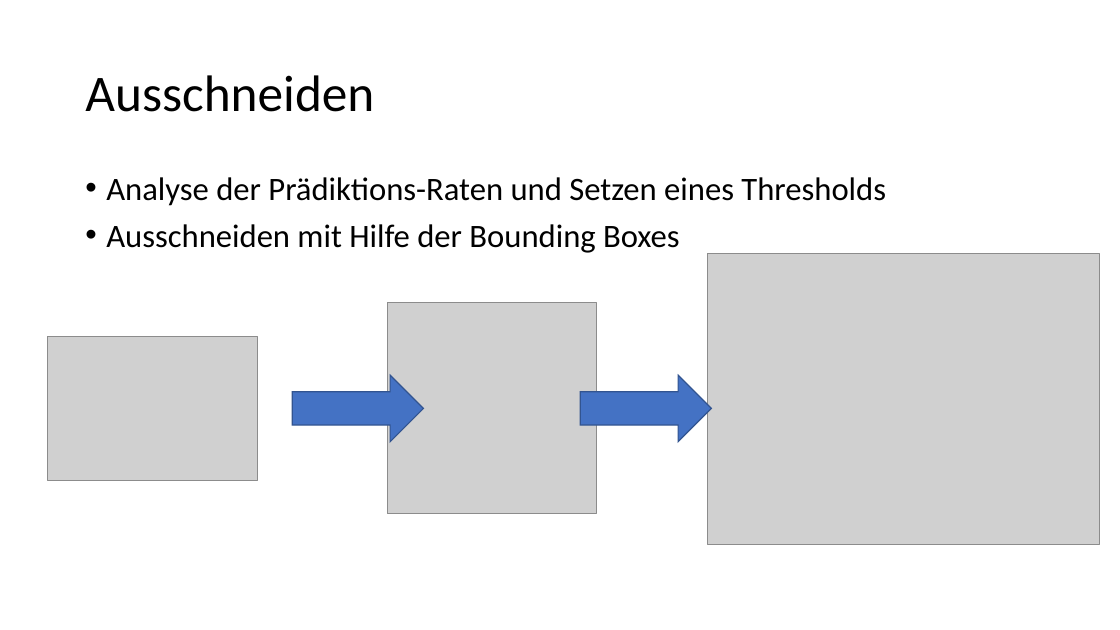
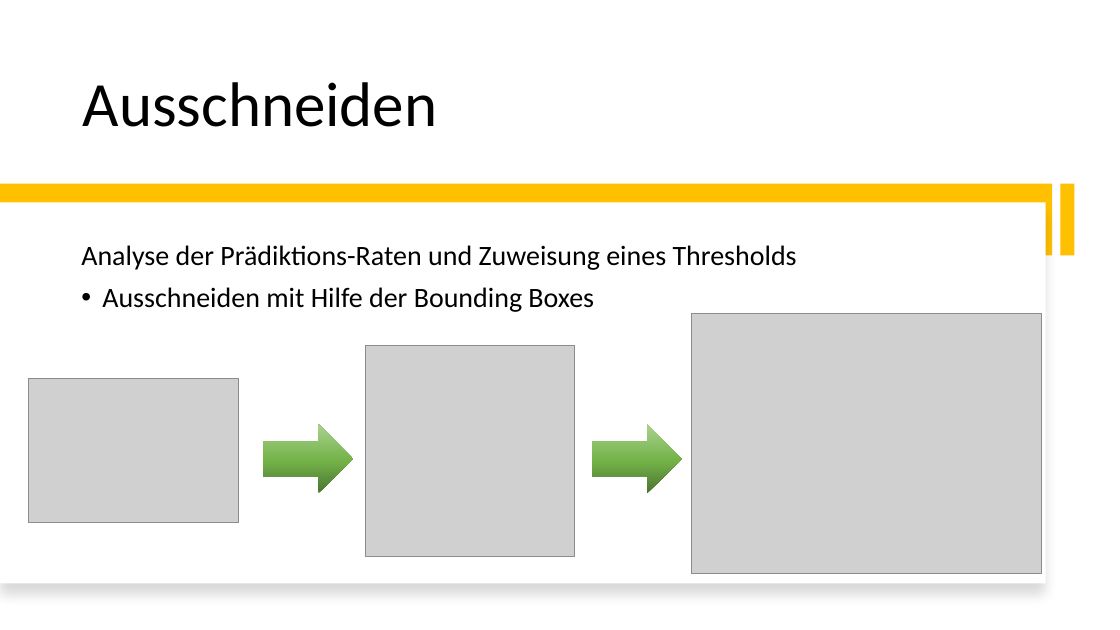
Before and after one commit to norbus161/Indiana-Jones-Defect-Detection, a slide deck: slide 7 of presentation/DIP-Project.pptx. Drawn at 1120x630 pixels with LibreOffice and Linux fonts; fonts in the diff are those of the drawing; grey boxes stand for pictures. Boxes give left, top, right and bottom in pixels: in the first picture for what was removed or moved away, otherwise in the second. Text is boxed around its words. In the diff, an @@ line names an element or a change of style, - is before the commit and + after.

```diff
--- a/presentation/DIP-Project.pptx
+++ b/presentation/DIP-Project.pptx
@@ text "Analyse der Prädiktions-Raten und Zuweisung ...": place and size @@
-text "Analyse der Prädiktions-Raten und Zuweisung ..." at (106,177,886,253)
+text "Analyse der Prädiktions-Raten und Zuweisung ..." at (81,245,797,312)
@@ text "Analyse der Prädiktions-Raten und Zuweisung ..." at (81,245,797,312): vertical alignment top to middle @@
@@ title "Ausschneiden" at (83,82,438,127): size 44 to 54 pt; vertical alignment middle to bottom @@
@@ rectangle added at (0,184,1053,255), fill #FFC000 @@
@@ rectangle added at (0,202,1046,584), fill #FFFFFF @@
@@ rectangle added at (1060,184,1075,255), fill #FFC000 @@
@@ text at (81,245,797,270): text changed; size 28 to 24 pt @@
-• Analyse der Prädiktions-Raten und Setzen eines Thresholds
+Analyse der Prädiktions-Raten und Zuweisung eines Thresholds
@@ text at (102,287,594,312): size 28 to 24 pt in "Ausschneiden mit Hilfe der Bounding Boxes" @@
@@ picture: place and size @@
-picture at (708,254,1100,544)
+picture at (691,313,1042,574)
@@ picture: place and size @@
-picture at (387,303,597,514)
+picture at (365,345,575,556)
@@ picture: place and size @@
-picture at (48,337,258,481)
+picture at (29,379,239,523)
@@ right arrow removed at (292,376,423,442) @@
@@ right arrow added at (263,424,353,493), fill gradient #4B7430 to #74B349 to #A9D18E @@
@@ right arrow: place and size @@
-right arrow at (581,376,712,442)
+right arrow at (592,424,682,493)
@@ right arrow at (592,424,682,493): fill #4472C4 to gradient #4B7430 to #74B349 to #A9D18E; outline #325491 1 pt to none @@
```
Also in this commit, not shown: 8 other slides changed, 2 slides added, 2 slides removed.
